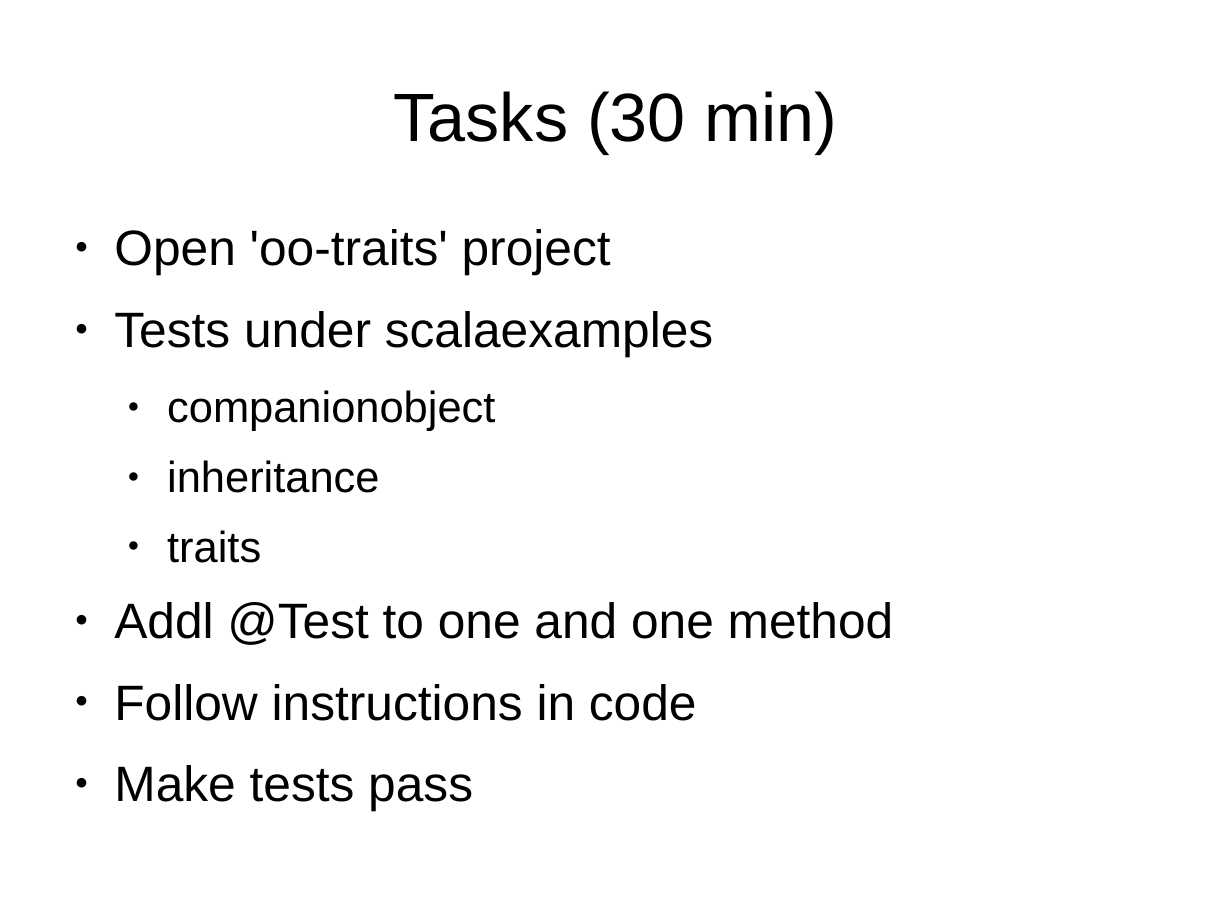
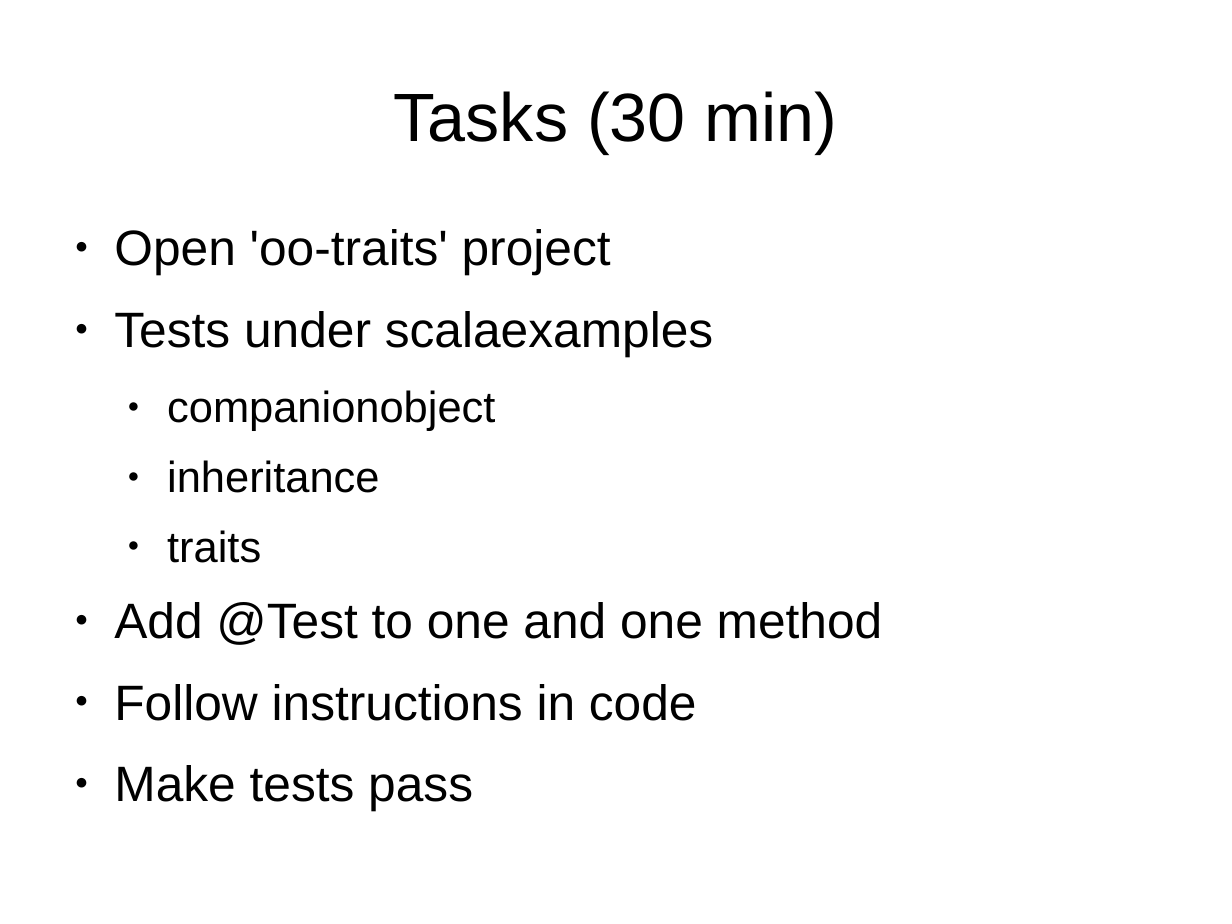
Before and after one commit to javaBin/scala-training-slides, a slide deck: slide 17 of 1.6-oo_traits.odp. Drawn at 1232x924 pixels with LibreOffice and Linux fonts; fonts in the diff are those of the drawing; background and template pictures are left out. Boxes give left, top, right and bottom in pixels: in the first picture for what was removed or moved away, otherwise in the second. Text is boxed around its words. In the diff, an @@ line names an element or a change of style, - is before the commit and + after.

```diff
--- a/1.6-oo_traits.odp
+++ b/1.6-oo_traits.odp
@@ text at bbox=[114, 602, 883, 645]: text changed @@
-● Addl @Test to one and one method
+● Add @Test to one and one method
```
Also in this commit, not shown: 2 other files.
